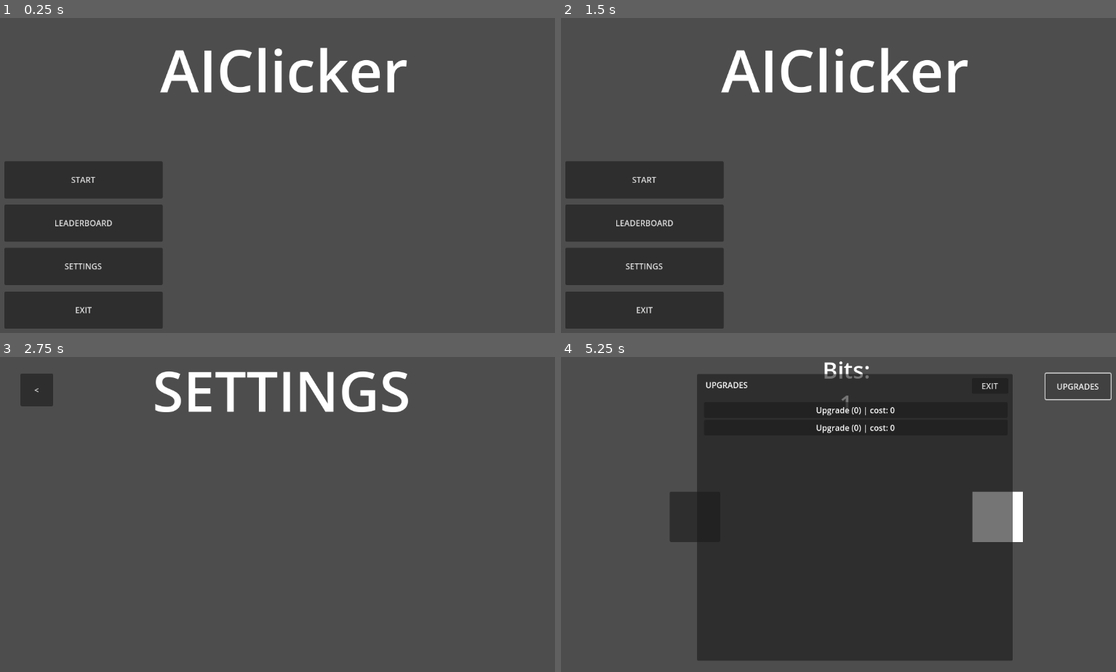
Above: before the commit, frames 1-4 (two rows, left to right).
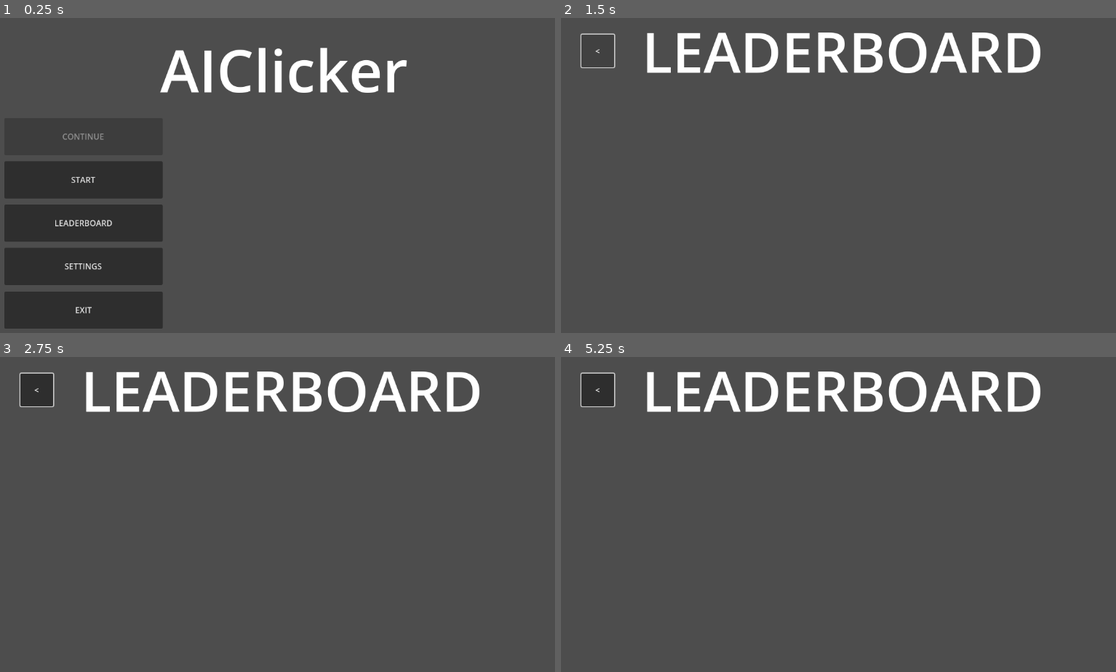
Above: after the commit, the same moments.

Repository: lukkool/Clickeriai
Game: Godot game, scene res://scenes/mainMenu/MainMenu.tscn
Two runs of this game, one before a commit and one after it. Both use one fixed random seed, a clock stepped at 60 frames per second and the inputs below.
Inputs (mouse positions are in pixels of both pictures, inside the frame that each line leads up to):
- Up to frame 1 (0.25 s): no input
- Up to frame 2 (1.5 s): click "LEADERBOARD" at 0.5 s; click "<" at 1.25 s
- Up to frame 3 (2.75 s): click (83, 605) at 2 s, where only the run before the commit has a clickable "SETTINGS"
- Up to frame 4 (5.25 s): click "<" at 2.75 s; click (644, 517) at 3.5 s, where only the run before the commit has a clickable "START"; click (694, 517) at 4.27 s; click (1077, 385) at 5 s, where only the run before the commit has a clickable "UPGRADES"

The runs differ from the first frame. In frame 1, less than 0.1% of the frame differs, in the area x 11-19%, y 36-39%; in frame 2, 19%; in frame 3, 4.7%; in frame 4, 55%, in the area x 3-100%, y 1-97%.
Error after the commit: Parse Error: Too few arguments for "switch_scene()" call. Expected at least 2 but received 1. (res://scenes/leaderboard/Leaderboard.gd:5)

Commit message:
Added scene_loaded

Diff:
--- a/global/Global.gd
+++ b/global/Global.gd
@@ -1,5 +1,10 @@
 extends Node
 
+signal scene_loaded(new_scene, should_load)
 
-func switch_scene(scene:String) -> void:
-	get_tree().change_scene_to_file(scene)
+func switch_scene(path: String, should_load: bool) -> void:
+	var new_scene = load(path).instantiate()
+	new_scene.set("should_load", should_load)
+	get_tree().root.add_child(new_scene)
+	get_tree().current_scene.queue_free()
+	get_tree().current_scene = new_scene
--- /dev/null
+++ b/scenes/gameScene/LoadButton.gd
@@ -0,0 +1,8 @@
+extends Button
+
+func _ready():
+	self.pressed.connect(_on_pressed)
+
+func _on_pressed():
+	# Call the load_game function from the SaveLoadManager node
+	get_node("../SaveLoadManager").load_game()
--- /dev/null
+++ b/scenes/gameScene/SaveLoad.gd
@@ -0,0 +1,63 @@
+extends Node
+
+var save_path = "user://savegame.save"
+var save_interval = 30.0
+var save_timer: float = 0.0
+
+@onready var game_scene = get_parent()
+
+func _ready():
+	save_timer = save_interval
+
+func _process(delta):
+	save_timer -= delta
+	if save_timer <= 0:
+		save_game()
+		save_timer = save_interval
+
+# Function to save the game
+func save_game():
+
+	var save_data = {
+		"score": game_scene.score,
+		"dense_layer_nodes": game_scene.dense_layer_nodes,
+		"convolutional_layer_nodes": game_scene.convolutional_layer_nodes,
+		"recurrent_layer_nodes": game_scene.recurrent_layer_nodes,
+		"batch_normalization_layer_nodes": game_scene.batch_normalization_layer_nodes,
+		"upgr_auto_input_node1": game_scene.upgr_auto_input_node1,
+		"upgr_auto_input_node2": game_scene.upgr_auto_input_node2,
+		"upgr_auto_input_node3": game_scene.upgr_auto_input_node3,
+		"upgr_auto_input_node4": game_scene.upgr_auto_input_node4
+	}
+
+	var file = FileAccess.open(save_path, FileAccess.WRITE)
+	if file:
+		file.store_var(save_data)
+		file.close()
+		print("Game saved automatically!")
+	else:
+		print("Error: Could not save game.")
+
+func load_game():
+	if not FileAccess.file_exists(save_path):
+		print("No save file found!")
+		return
+
+	var file = FileAccess.open(save_path, FileAccess.READ)
+	if file:
+		var save_data = file.get_var()
+		file.close()
+
+		game_scene.score = save_data["score"]
+		game_scene.dense_layer_nodes = save_data["dense_layer_nodes"]
+		game_scene.convolutional_layer_nodes = save_data["convolutional_layer_nodes"]
+		game_scene.recurrent_layer_nodes = save_data["recurrent_layer_nodes"]
+		game_scene.batch_normalization_layer_nodes = save_data["batch_normalization_layer_nodes"]
+		game_scene.upgr_auto_input_node1 = save_data["upgr_auto_input_node1"]
+		game_scene.upgr_auto_input_node2 = save_data["upgr_auto_input_node2"]
+		game_scene.upgr_auto_input_node3 = save_data["upgr_auto_input_node3"]
+		game_scene.upgr_auto_input_node4 = save_data["upgr_auto_input_node4"]
+
+		print("Game loaded!")
+	else:
+		print("Error: Could not load game.")
--- a/scenes/gameScene/gameScene.gd
+++ b/scenes/gameScene/gameScene.gd
@@ -2,14 +2,18 @@
 
 @onready var score_label:Label = $CurrencyLabel
 @onready var output_node:Control = $OutputNode
+
 
 var score:int:
 	set(val):
 		score = val
 		score_label.text = "Bits:\n" + str(score)
 
+var should_load: bool
 
 func _ready() -> void:
+	if should_load:
+		get_node("SaveLoadManager").load_game()
 	output_node.output_activated.connect(func(val): score += val)
 
 
--- a/scenes/gameScene/gameScene.tscn
+++ b/scenes/gameScene/gameScene.tscn
@@ -1,7 +1,8 @@
-[gd_scene load_steps=8 format=3 uid="uid://bj5e5ooygsyw7"]
+[gd_scene load_steps=9 format=3 uid="uid://bj5e5ooygsyw7"]
 
 [ext_resource type="Script" path="res://scenes/gameScene/gameScene.gd" id="1_88gci"]
 [ext_resource type="PackedScene" uid="uid://lvqht05hsf30" path="res://scenes/gameScene/inputNode/InputNode.tscn" id="1_w6okk"]
+[ext_resource type="Script" path="res://scenes/gameScene/SaveLoad.gd" id="1_xrb4c"]
 [ext_resource type="Script" path="res://scenes/gameScene/inputNode/input_node.gd" id="2_2uk3s"]
 [ext_resource type="PackedScene" uid="uid://dbnd03h46tvoy" path="res://scenes/gameScene/outputNode/outputNode.tscn" id="2_4hplx"]
 [ext_resource type="Script" path="res://scenes/gameScene/outputNode/output_node.gd" id="3_2sikp"]
@@ -48,4 +49,7 @@
 offset_left = -2.0
 offset_right = -2.0
 
+[node name="SaveLoadManager" type="Node" parent="."]
+script = ExtResource("1_xrb4c")
+
 [connection signal="pressed" from="InputNode" to="InputNode" method="_on_pressed"]
--- a/scenes/mainMenu/MainMenu.gd
+++ b/scenes/mainMenu/MainMenu.gd
@@ -1,18 +1,28 @@
 extends Control
 
+@onready var button_continue = $ButtonContinue
 
+func _ready():
+	if FileAccess.file_exists("user://savegame.save"):
+		button_continue.disabled = false
+	else:
+		button_continue.disabled = true
 
 func _on_button_start_pressed() -> void:
-	Global.switch_scene("res://scenes/gameScene/gameScene.tscn")
+	Global.switch_scene("res://scenes/gameScene/gameScene.tscn", false)
 
 
 func _on_button_leaderboard_pressed() -> void:
-	Global.switch_scene("res://scenes/leaderboard/Leaderboard.tscn")
+	Global.switch_scene("res://scenes/leaderboard/Leaderboard.tscn", false)
 
 
 func _on_button_settings_pressed() -> void:
-	Global.switch_scene("res://scenes/settings/Settings.tscn")
+	Global.switch_scene("res://scenes/settings/Settings.tscn", false)
 
 
 func _on_button_exit_pressed() -> void:
 	get_tree().quit()
+
+
+func _on_button_continue_pressed() -> void:
+	Global.switch_scene("res://scenes/gameScene/gameScene.tscn", true)
--- a/scenes/mainMenu/MainMenu.tscn
+++ b/scenes/mainMenu/MainMenu.tscn
@@ -13,6 +13,14 @@
 grow_horizontal = 2
 grow_vertical = 2
 script = ExtResource("1_pyhf2")
+
+[node name="ButtonContinue" type="Button" parent="."]
+layout_mode = 0
+offset_left = 20.0
+offset_top = 209.0
+offset_right = 334.0
+offset_bottom = 283.0
+text = "CONTINUE"
 
 [node name="ButtonStart" type="Button" parent="."]
 layout_mode = 1
@@ -79,6 +87,7 @@
 label_settings = SubResource("LabelSettings_27h22")
 metadata/_edit_use_anchors_ = true
 
+[connection signal="pressed" from="ButtonContinue" to="." method="_on_button_continue_pressed"]
 [connection signal="pressed" from="ButtonStart" to="." method="_on_button_start_pressed"]
 [connection signal="pressed" from="ButtonLeaderboard" to="." method="_on_button_leaderboard_pressed"]
 [connection signal="pressed" from="ButtonSettings" to="." method="_on_button_settings_pressed"]
